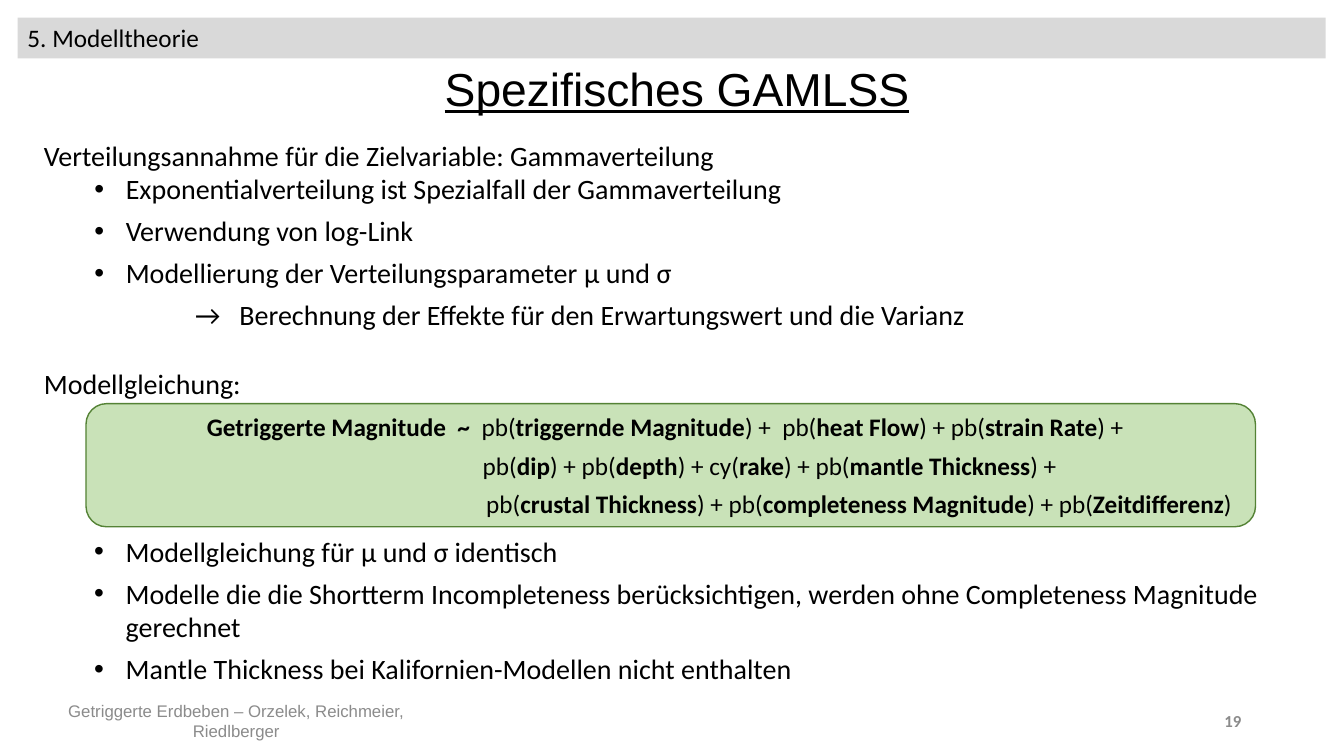
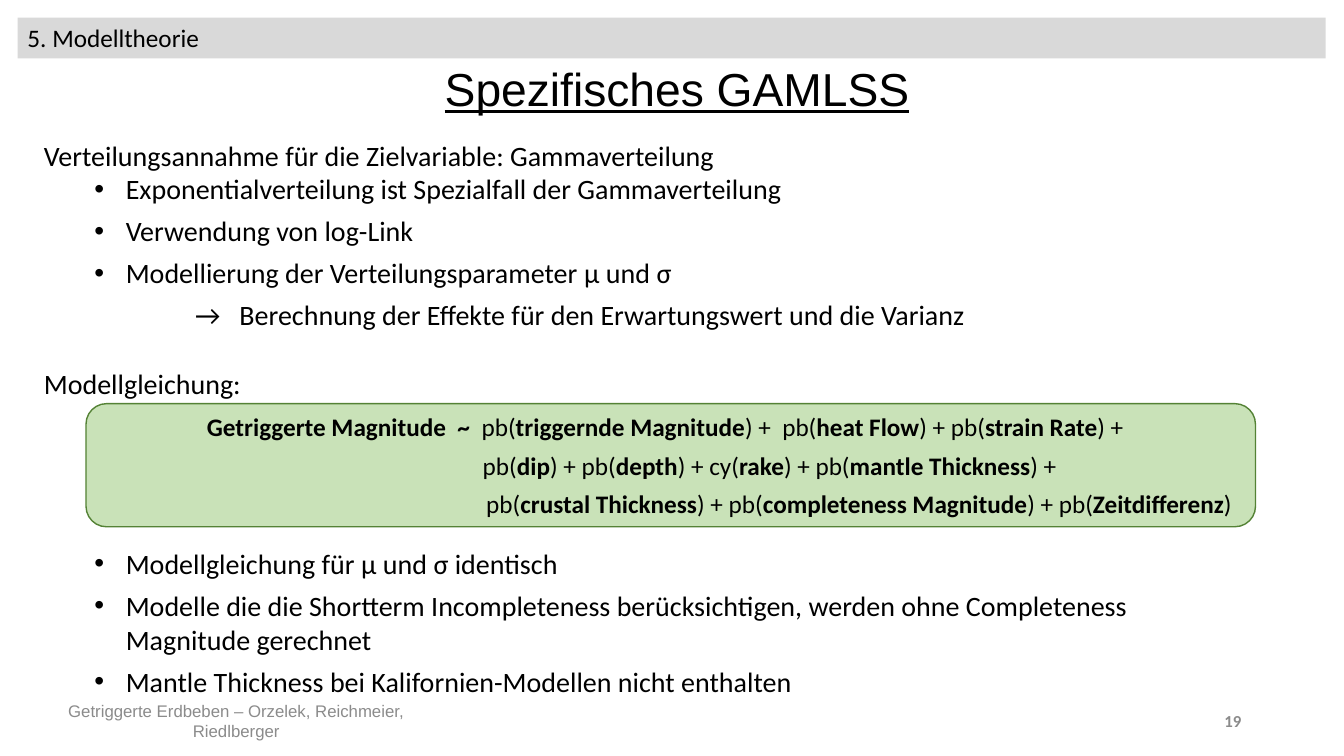
Before and after one commit to Kati77/Praktikum-Erdbeben, a slide deck: slide 19 of pp - AbschlusspräsentationX.pptx. Drawn at 1344x756 pixels with LibreOffice and Linux fonts; fonts in the diff are those of the drawing. Boxes give left, top, right and bottom in pixels: in the first picture for what was removed or moved away, otherwise in the second. Text is boxed around its words. In the diff, an @@ line names an element or a change of style, - is before the commit and + after.

```diff
--- a/pp - AbschlusspräsentationX.pptx
+++ b/pp - AbschlusspräsentationX.pptx
@@ text "Modellgleichung für μ und σ ..." moved from (x1=44, y1=374, x2=1257, y2=680) to (x1=126, y1=554, x2=1127, y2=693) @@
```
Also in this commit, not shown: 14 other slides changed, 1 slide removed, 1 other file.
